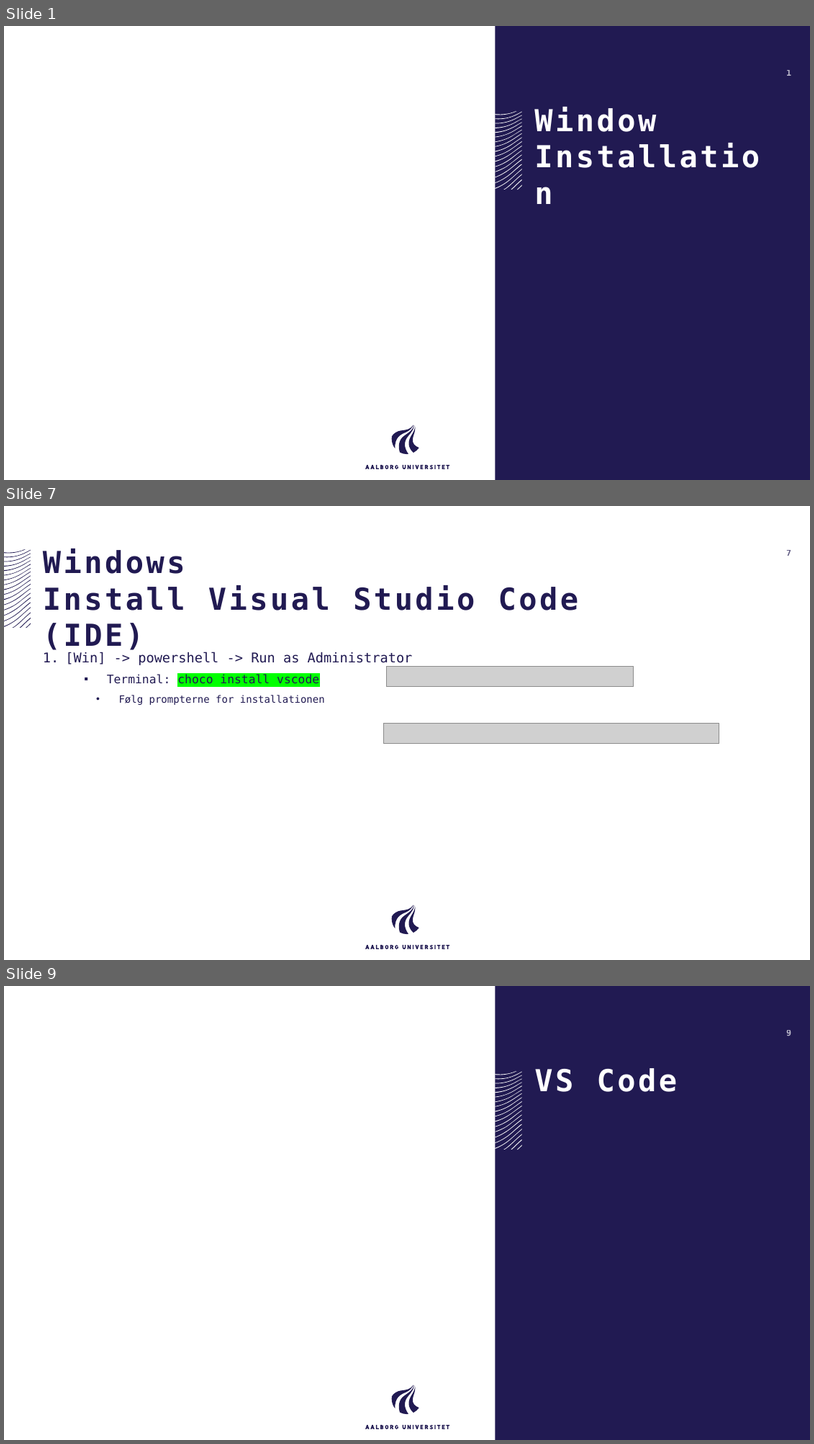
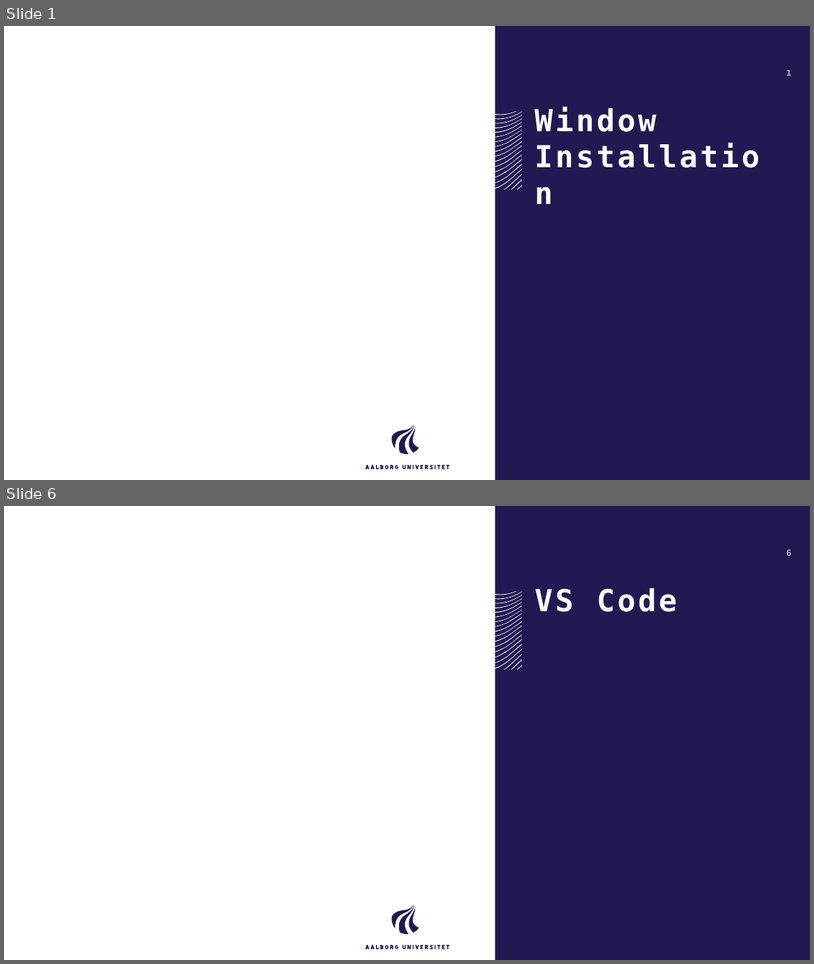
Before and after one commit to AAU-ST1-Programming/setup, a slide deck: Setup Windows.pptx. Shown one above the other, each under a label of ours: slides 1, 7 and 9 before the commit, slides 1 and 6 after it; the slides between them are not shown. The pictures are 814x1444 and 814x964 pixels, drawn with LibreOffice and Linux fonts; fonts in the diff are those of the drawing; grey boxes stand for pictures. Boxes give left, top, right and bottom in pixels: in the first picture for what was removed or moved away, otherwise in the second. Text is boxed around its words. In the diff, an @@ line names an element or a change of style, - is before the commit and + after.

Commit message:
Updated setup to just use winget on windows

```diff
--- a/Setup Windows.pptx
+++ b/Setup Windows.pptx
@@ slide 7 removed at box(4, 506, 810, 960), background #FFFFFF; not listed: 21 template elements that a slide beside it also shows @@
@@ title removed at box(43, 548, 579, 650) @@
-Windows
-Install Visual Studio Code (IDE)
@@ group removed at box(4, 549, 31, 628): 19 freeform shapes @@
@@ page number removed at box(787, 550, 792, 556) @@
-7
@@ text removed at box(65, 651, 413, 705) @@
-1. [Win] -> powershell -> Run as Administrator
-  ▪ Terminal: choco install vscode
-    • Følg prompterne for installationen
@@ picture removed at box(387, 666, 634, 686) @@
@@ picture removed at box(383, 723, 720, 743) @@
@@ what was slide 9 is now slide 6 @@
```
Also in this commit, not shown: 7 slides changed, 1 slide added, 3 other slides removed, 1 other file.
